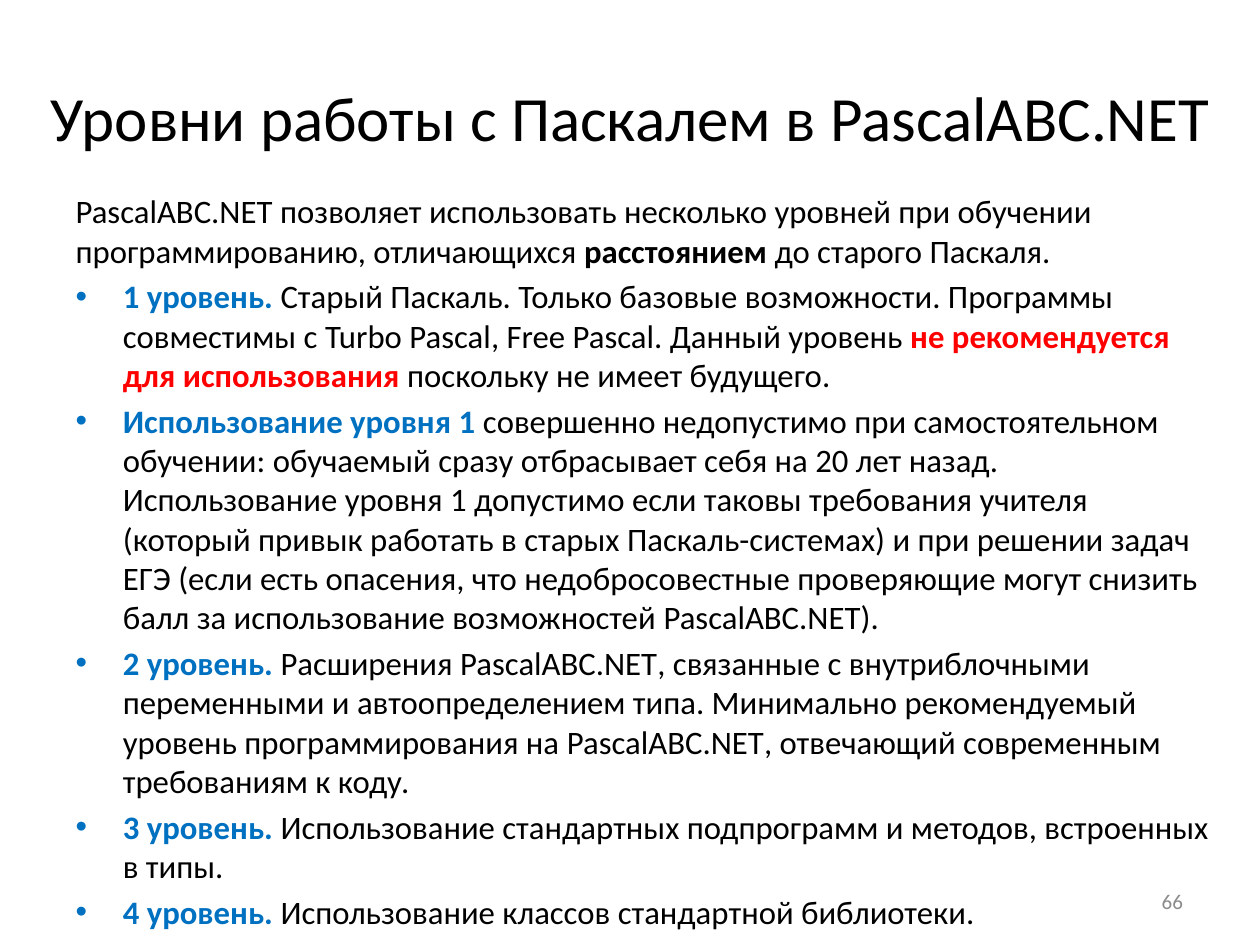
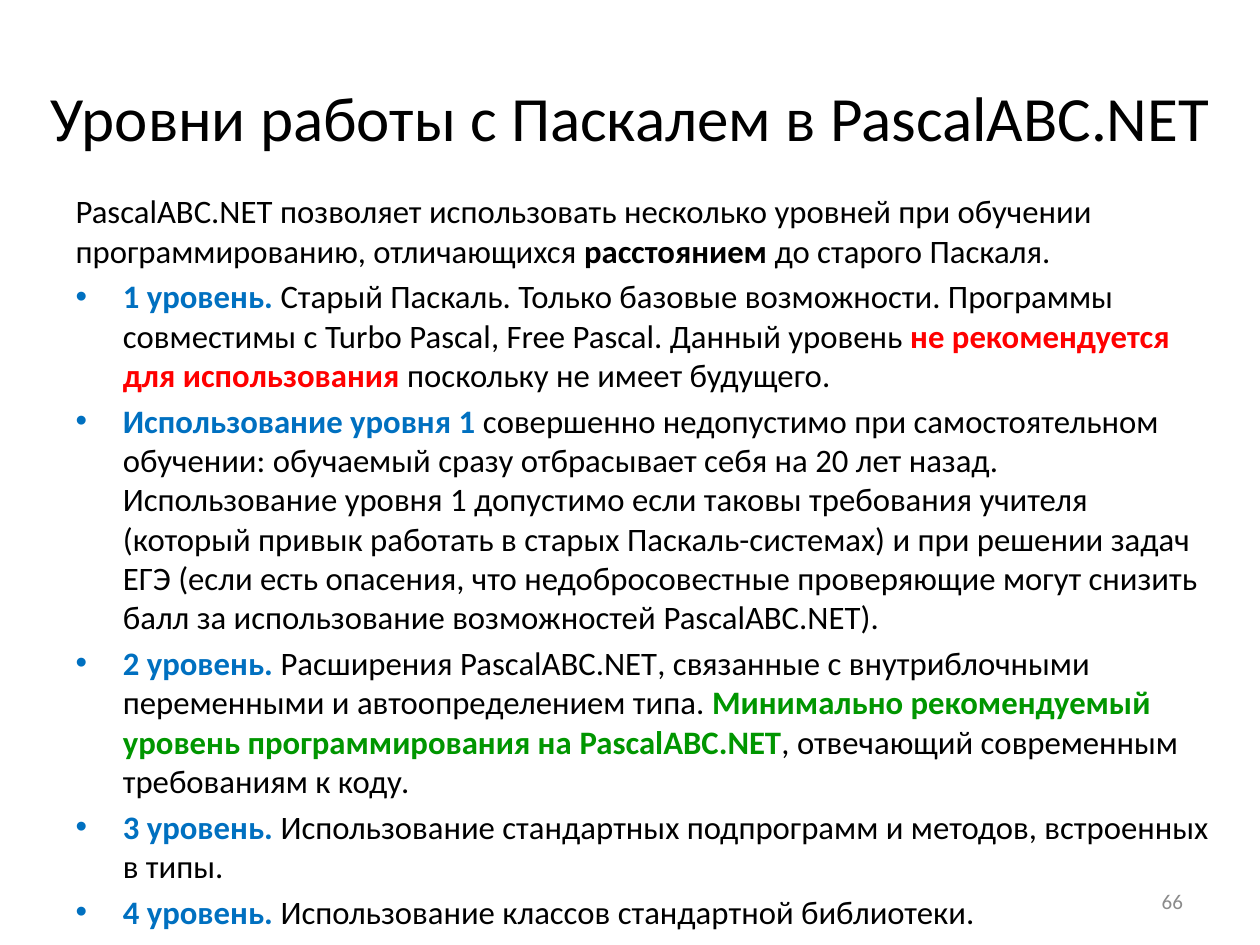
Before and after one commit to pascalabcnet/pascalabcnet, a slide deck: slide 66 of _Presentations/2015 New Features/PascalABC.NET 2015.pptx. Drawn at 1260x945 pixels with LibreOffice and Linux fonts; fonts in the diff are those of the drawing. Boxes give left, top, right and bottom in pixels: in the first picture for what was removed or moved away, otherwise in the second. Text is boxed around its words. In the diff, an @@ line names an element or a change of style, - is before the commit and + after.

```diff
--- a/_Presentations/2015 New Features/PascalABC.NET 2015.pptx
+++ b/_Presentations/2015 New Features/PascalABC.NET 2015.pptx
@@ text at (123, 652, 1178, 799): text colour #000000 to #009600, bold on in "Минимально рекомендуемый уровень программирования на PascalA ..." @@
```
Also in this commit, not shown: 1 other slide changed, 2 other files.
